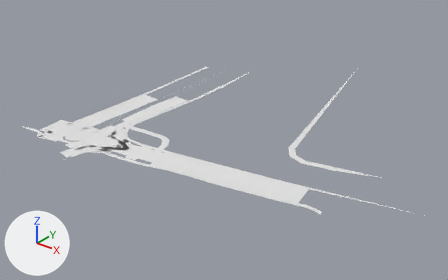
The glTF model apps/client/public/world/chunk_6_-7.glb: old version first, new version second.
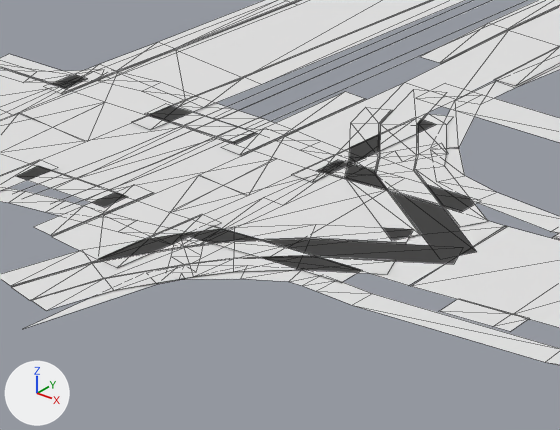
Each version is shown whole from a 50 mm lens placed at (1515.0, 1011.0, 161.0), pointed at (1290.0, 1291.0, -13.0), then close up on the part from 13% to 32% of the width and 40% to 62% of the height. Every picture has the same lights, and +X, +Y and +Z are marked at lower left. The older version's two pictures come first. The close-ups show mesh edges as thin lines. Vertices at exactly the same position are counted once.

In view in the first close-up: 'curb', 'road', 'sidewalk', 'tram'.
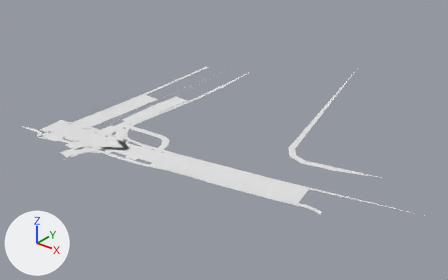
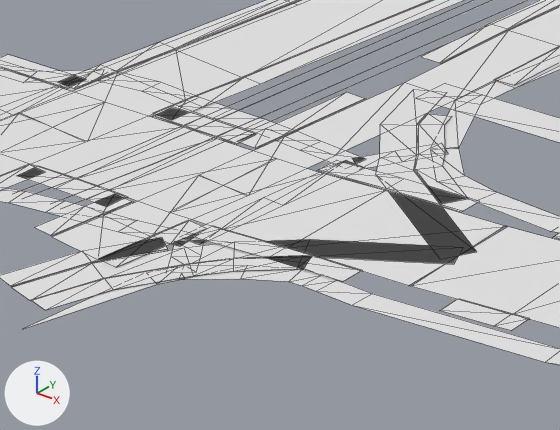
The change in detail:
me_sidewalk is used by ob_sidewalk; location (0.0, 0.0, 0.0).
me_sidewalk had 180 vertices, 132 faces and spanned x 1208.0..1380.0, y 1198.0..1304.0, z 0.0.
me_sidewalk now has 156 vertices, 112 faces and spans x 1208.0..1380.0, y 1198.0..1304.0, z 0.0.
me_sidewalk part 1: the loose piece of 10 vertices spanning x 1243.0..1266.0, y 1224.0..1243.0, z 0.0 is deleted.
me_sidewalk part 2: the loose piece of 6 vertices spanning x 1248.0..1251.0, y 1228.0..1243.0, z 0.0 is deleted.
Part 3, on me_sidewalk:
12 vertices are removed from x 1219.0..1266.0, y 1212.0..1227.0, z 0.0.
13 faces are deleted.
4 vertices in x 1216.0..1241.0, y 1216.0..1218.0, z 0.0 move by (0.0, -2.0, 0.0).
3 vertices in x 1216.0..1241.0, y 1226.0..1228.0, z 0.0 move by (0.0, 2.0, 0.0).
12 vertices move from x 1228.0..1269.0, y 1212.0..1232.0, z 0.0 to x 1228.0..1264.0, y 1212.0..1234.0, z 0.0.
4 vertices are added at (1249.0, 1213.0, 0.0), (1250.0, 1212.0, 0.0), (1248.0, 1216.0, 0.0), (1250.0, 1216.0, 0.0).
5 new faces join them.
me_curb is used by ob_curb; location (0.0, 0.0, 0.0).
me_curb had 270 vertices, 264 faces and spanned x 1208.0..1380.0, y 1198.0..1304.0, z 0.0.
me_curb now has 234 vertices, 224 faces and spans x 1208.0..1380.0, y 1198.0..1304.0, z 0.0.
me_curb part 4: the loose piece of 15 vertices spanning x 1245.0..1266.0, y 1227.0..1243.0, z 0.0 is deleted.
me_curb part 5: the loose piece of 9 vertices spanning x 1248.0, y 1228.0..1243.0, z 0.0 is deleted.
Part 6, on me_curb:
17 vertices are removed from x 1219.0..1268.0, y 1213.0..1225.0, z 0.0.
26 faces are deleted.
7 vertices in x 1218.0..1248.0, y 1216.0..1218.0, z 0.0 move by (0.0, -2.0, 0.0).
6 vertices in x 1219.0..1241.0, y 1226.0..1228.0, z 0.0 move by (0.0, 2.0, 0.0).
3 vertices in x 1267.0, y 1230.0, z 0.0 move by (-4.0, 2.0, 0.0).
3 vertices in x 1228.0, y 1216.0, z 0.0 move by (0.0, -1.0, 0.0).
3 vertices in x 1228.0, y 1228.0, z 0.0 move by (1.0, 0.0, 0.0).
3 vertices in x 1228.0..1229.0, y 1226.0, z 0.0 move by (0.0, 3.0, 0.0).
4 vertices move from x 1219.0..1268.0, y 1216.0..1222.0, z 0.0 to x 1218.0..1261.0, y 1214.0..1218.0, z 0.0.
5 vertices are added at (1262.0, 1218.0, 0.0), (1261.0, 1218.0, 0.0), (1251.0, 1212.0, 0.0), (1251.0, 1211.0, 0.0), (1251.0, 1211.0, 0.0).
10 new faces join them.

Boxes (x1, y1, x2, y2) around the edits, measured in the close-ups (560 x 430 px; the box of a moved part takes in the faces that stretch with it):
part 1 of me_sidewalk, deleted: before (346, 107, 420, 240)
part 2 of me_sidewalk, deleted: before (293, 118, 437, 182)
part 3 of me_sidewalk, moved or reshaped: before (0, 65, 488, 274); after (0, 65, 467, 269)
part 4 of me_curb, deleted: before (375, 110, 422, 235)
part 5 of me_curb, deleted: before (291, 117, 417, 175)
part 6 of me_curb, moved or reshaped: before (0, 72, 460, 263); after (0, 72, 442, 263)
